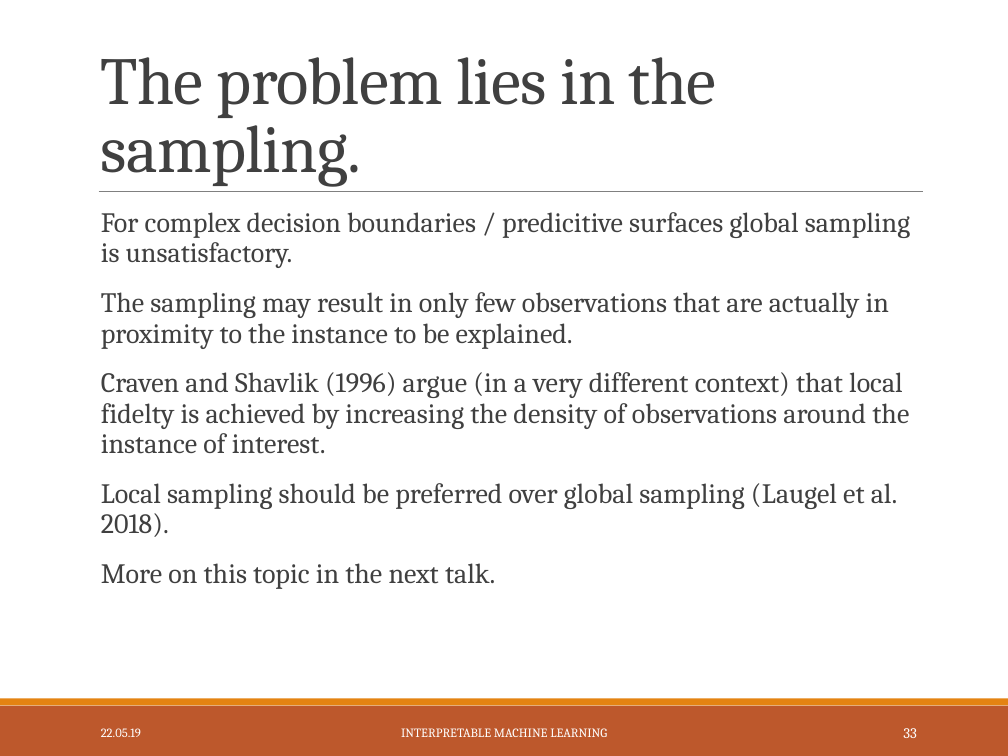
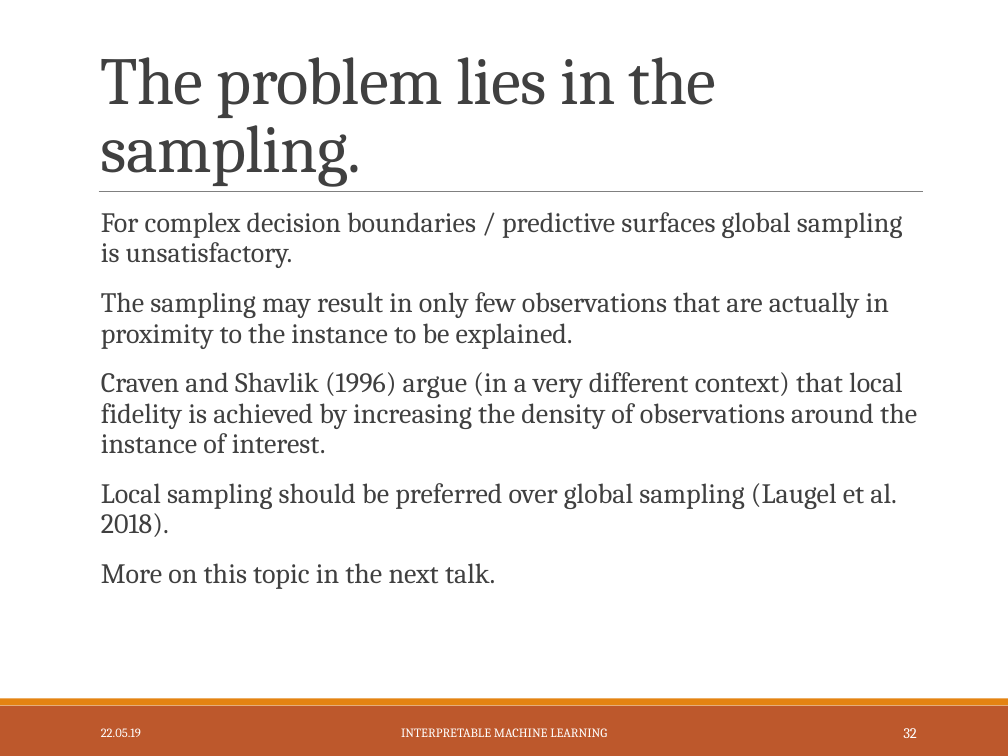
Before and after one commit to slds-lmu/iml_methods_limitations, a slide deck: slide 33 of Slides/LIME-neighbourhood.pptx (slide 34 before the commit). Drawn at 1008x756 pixels with LibreOffice and Linux fonts; fonts in the diff are those of the drawing. Boxes give left, top, right and bottom in pixels: in the first picture for what was removed or moved away, otherwise in the second. Text is boxed around its words. In the diff, an @@ line names an element or a change of style, - is before the commit and + after.

```diff
--- a/Slides/LIME-neighbourhood.pptx
+++ b/Slides/LIME-neighbourhood.pptx
@@ text at [101, 212, 902, 268]: text changed @@
-  For complex decision boundaries / predicitive surfaces global sampling is unsatisfactory.
+  For complex decision boundaries / predictive surfaces global sampling is unsatisfactory.
@@ text at [101, 372, 917, 454]: text changed @@
-  Craven and Shavlik (1996) argue (in a very different context) that local fidelty is achieved by increasing the density of observations around the instance of interest.
+  Craven and Shavlik (1996) argue (in a very different context) that local fidelity is achieved by increasing the density of observations around the instance of interest.
@@ page number at [903, 728, 917, 738]: text changed @@
-33
+32
```
Also in this commit, not shown: 8 other slides changed, 1 slide removed, 14 other files.
